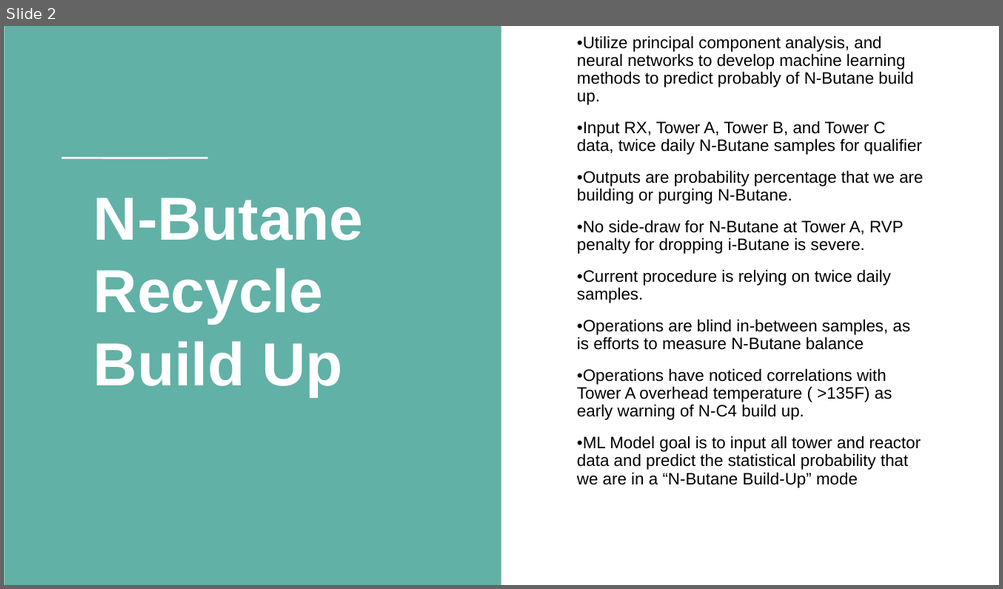
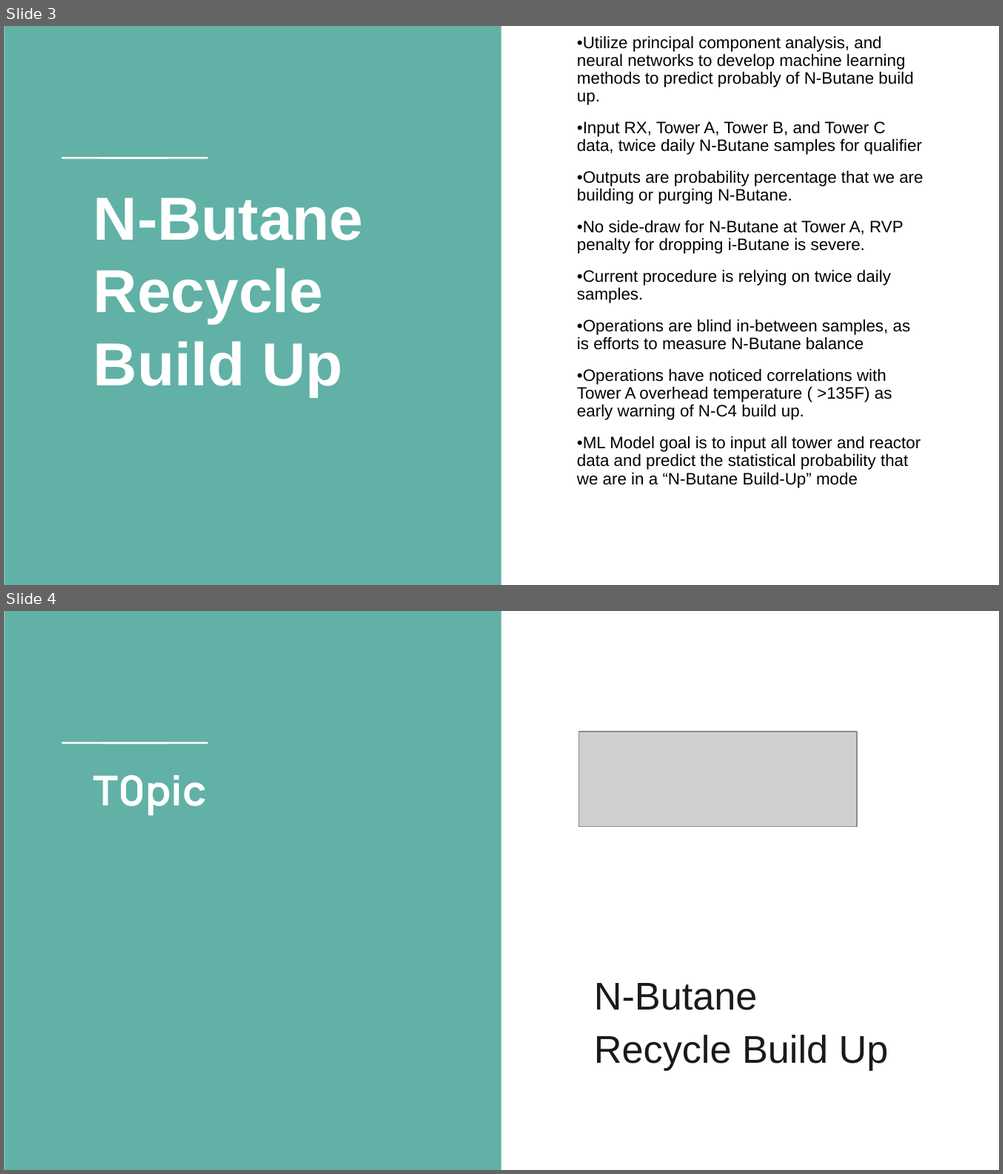
Before and after one commit to Jarney903/Red-ProjectHub, a slide deck: Presentation/Presentation1.pptx. Shown one above the other, each under a label of ours: slide 2 before the commit, slides 3 and 4 after it. The pictures are 1003x589 and 1003x1174 pixels, drawn with LibreOffice and Linux fonts; fonts in the diff are those of the drawing; grey boxes stand for pictures; background and template pictures are left out. Boxes give left, top, right and bottom in pixels: in the first picture for what was removed or moved away, otherwise in the second. Text is boxed around its words. In the diff, an @@ line names an element or a change of style, - is before the commit and + after.

```diff
--- a/Presentation/Presentation1.pptx
+++ b/Presentation/Presentation1.pptx
@@ slide 4 added at (x1=4, y1=611, x2=999, y2=1170), background #FFFFFF; not listed: 3 template elements that a slide beside it also shows @@
@@ picture added at (x1=579, y1=732, x2=856, y2=827) @@
@@ title added at (x1=94, y1=775, x2=207, y2=816), 30 pt, text #FFFFFF, bold @@
+T0pic
@@ text added at (x1=594, y1=983, x2=888, y2=1071), 28 pt, text #1A1A1A @@
+● N-Butane Recycle Build Up
@@ what was slide 2 is now slide 3 @@
```
Also in this commit, not shown: 3 slides changed, 2 other slides added, 1 slide removed.
